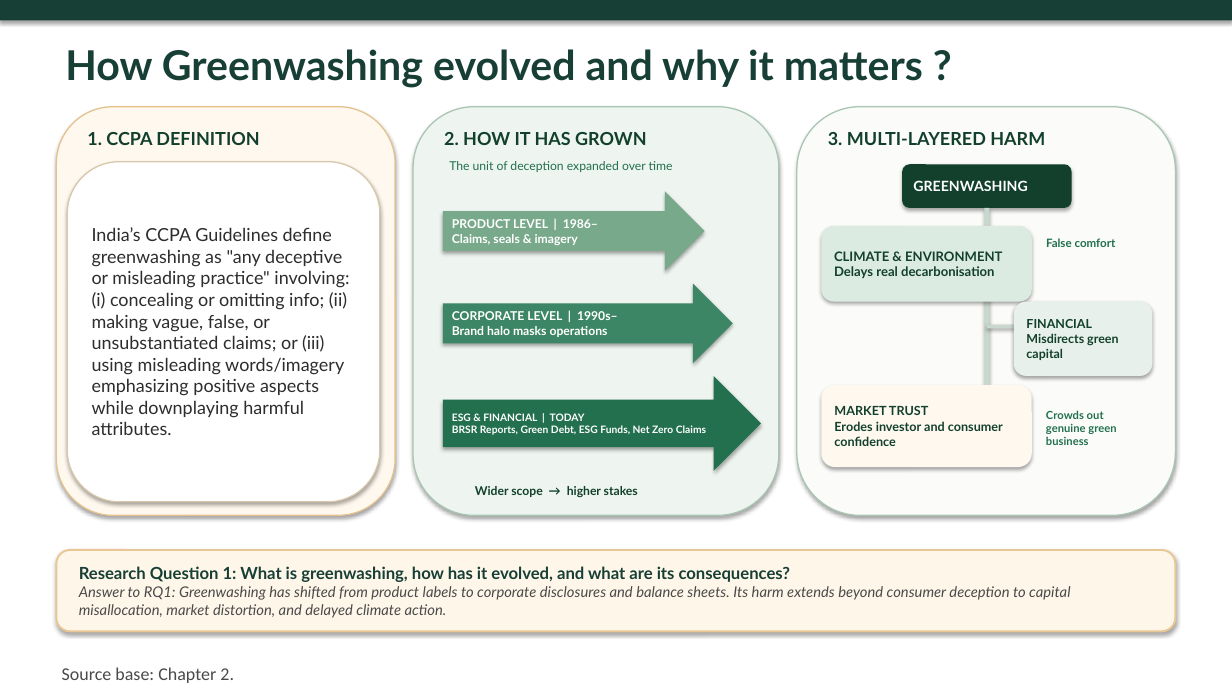
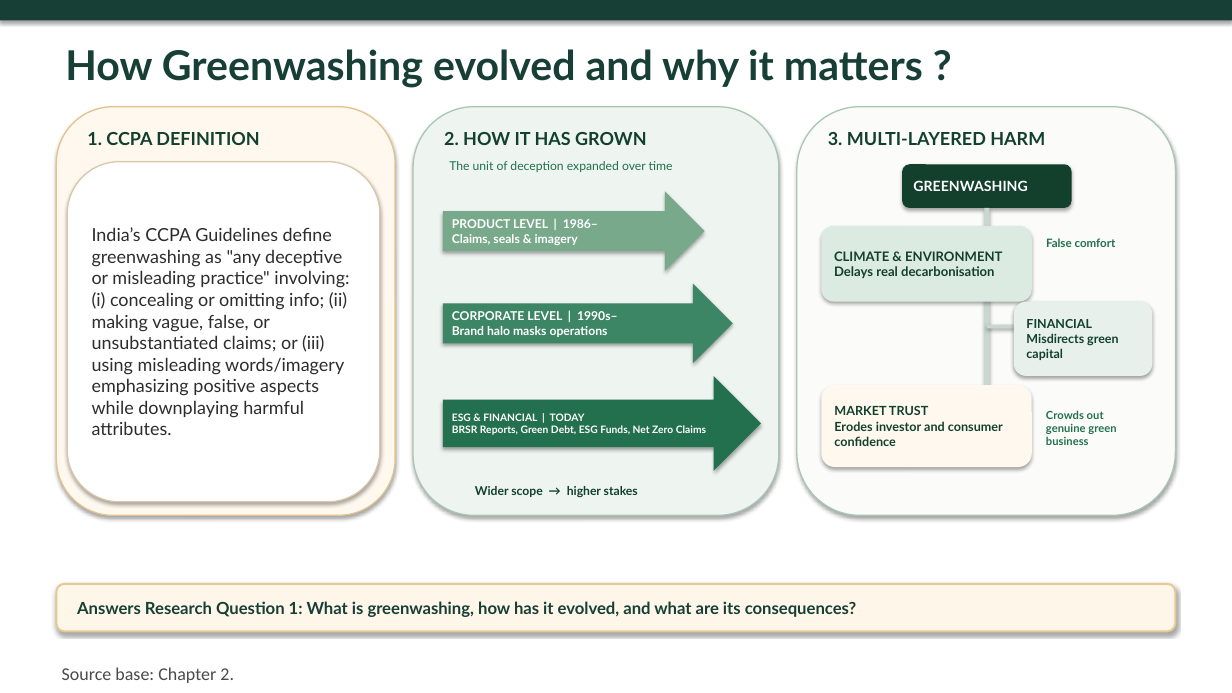
Before and after one commit to atul516/Final-VIva, a slide deck: slide 9 of Thesis Defence Presentation Final.pptx. Drawn at 1232x693 pixels with LibreOffice and Linux fonts; fonts in the diff are those of the drawing. Boxes give left, top, right and bottom in pixels: in the first picture for what was removed or moved away, otherwise in the second. Text is boxed around its words. In the diff, an @@ line names an element or a change of style, - is before the commit and + after.

```diff
--- a/Thesis Defence Presentation Final.pptx
+++ b/Thesis Defence Presentation Final.pptx
@@ rounded rectangle "Answers Research Question 1: What ...": place and size @@
-rounded rectangle "Answers Research Question 1: What ..." at box(56, 550, 1176, 631)
+rounded rectangle "Answers Research Question 1: What ..." at box(56, 584, 1176, 631)
@@ text in rounded rectangle at box(77, 601, 857, 617): text changed; size 11.5 to 13 pt; text colour #4A4A4A to #173F35; bold on; italic off @@
-Research Question 1: What is greenwashing, how has it evolved, and what are its consequences?
-Answer to RQ1: Greenwashing has shifted from product labels to corporate disclosures and balance sheets. Its harm extends beyond consumer deception to capital misallocation, market distortion, and delayed climate action.
+Answers Research Question 1: What is greenwashing, how has it evolved, and what are its consequences?
```
Also in this commit, not shown: 8 other slides changed.
